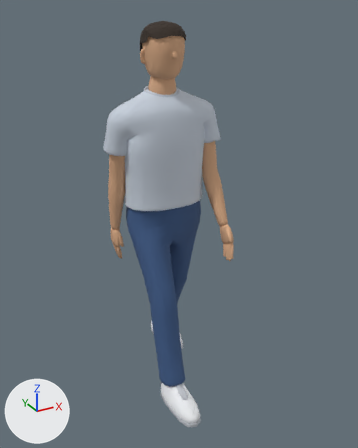
What one commit did to the glTF model public/assets/models/cafe-customer-lite.glb.
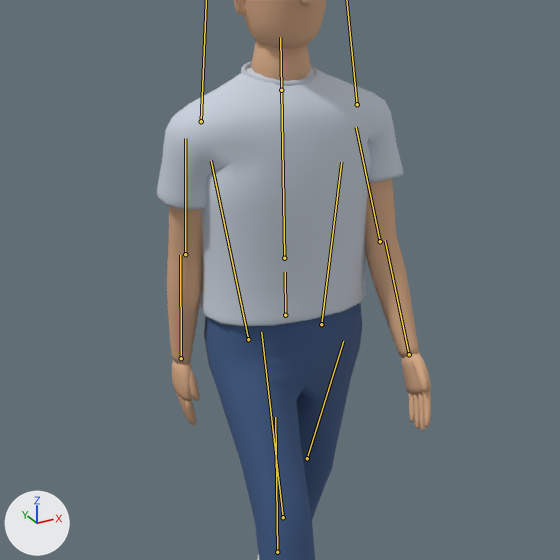
Each version is shown whole from a camera (50 mm lens) standing at (-0.96, -1.882, 1.712) and looking at (0.023, -0.094, 0.817), then close up on the part from 8% to 82% of the width and 13% to 72% of the height. The lights are fixed; the arrows at lower left show +X, +Y and +Z. The first two pictures are the older version. Both versions are drawn at frame 0 of the action 'Walk'; the numbers are the values there. The bones that change, and the others that lie on the model, are drawn over the model as lines in the close-ups.

Names of what the first close-up shows: 'MannequinBody'.
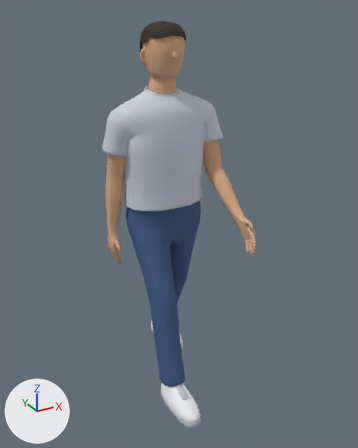
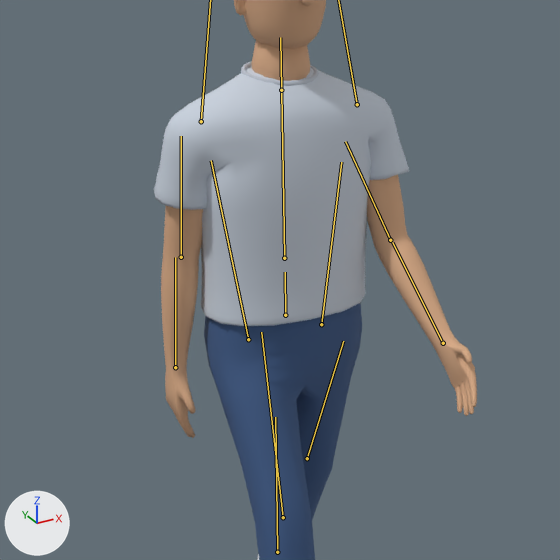
Where the change shows, as pixel boxes [x1, y1, x2, y2] in the close-ups (560 x 560 px):
'MannequinBody', posed
    before: [157, 0, 431, 560]
    after: [154, 0, 477, 560]
bone 'LeftForeArm', root to tip
    before: (185, 254) to (185, 138)
    after: (181, 257) to (181, 136)
bone 'RightForeArm', root to tip
    before: (380, 241) to (356, 127)
    after: (390, 240) to (345, 141)
bone 'RightHand', root to tip
    before: (409, 354) to (385, 240)
    after: (443, 343) to (392, 242)

Edits to the bpy script that builds the scene:
```text
Change bone_leftarm:
    where bone_leftarm = bpy.data.objects['CafeMannequin'].pose.bones['LeftArm']  # child of 'Spine'
    bone_leftarm.rotation_quaternion: (0.994, 0.11, 0.0, 0.0) -> (0.995, 0.095, 0.002, -0.025)  # degrees (13, 0, 0) -> degrees (11, 1, -3)
Change bone_leftforearm:
    where bone_leftforearm = bpy.data.objects['CafeMannequin'].pose.bones['LeftForeArm']  # child of 'LeftArm'
    bone_leftforearm.rotation_quaternion: (0.999, -0.042, 0.0, 0.0) -> (0.997, -0.077, 0.0, 0.0)  # degrees (-5, 0, 0) -> degrees (-9, 0, 0)
Change bone_rightarm:
    where bone_rightarm = bpy.data.objects['CafeMannequin'].pose.bones['RightArm']  # child of 'Spine'
    bone_rightarm.rotation_quaternion: (0.994, -0.11, 0.0, 0.0) -> (0.989, -0.144, 0.004, 0.025)  # degrees (-13, 0, 0) -> degrees (-17, 1, 3)
Change bone_rightforearm:
    where bone_rightforearm = bpy.data.objects['CafeMannequin'].pose.bones['RightForeArm']  # child of 'RightArm'
    bone_rightforearm.rotation_quaternion: (0.994, -0.108, 0.0, 0.0) -> (0.971, -0.238, 0.0, 0.0)  # degrees (-12, 0, 0) -> degrees (-28, 0, 0)
Change bone_righthand:
    where bone_righthand = bpy.data.objects['CafeMannequin'].pose.bones['RightHand']  # child of 'RightForeArm'
    bone_righthand.rotation_quaternion: (1.0, 0.0, 0.0, 0.0) -> (0.999, -0.033, 0.0, 0.0)  # degrees (0, 0, 0) -> degrees (-4, 0, 0)
```
